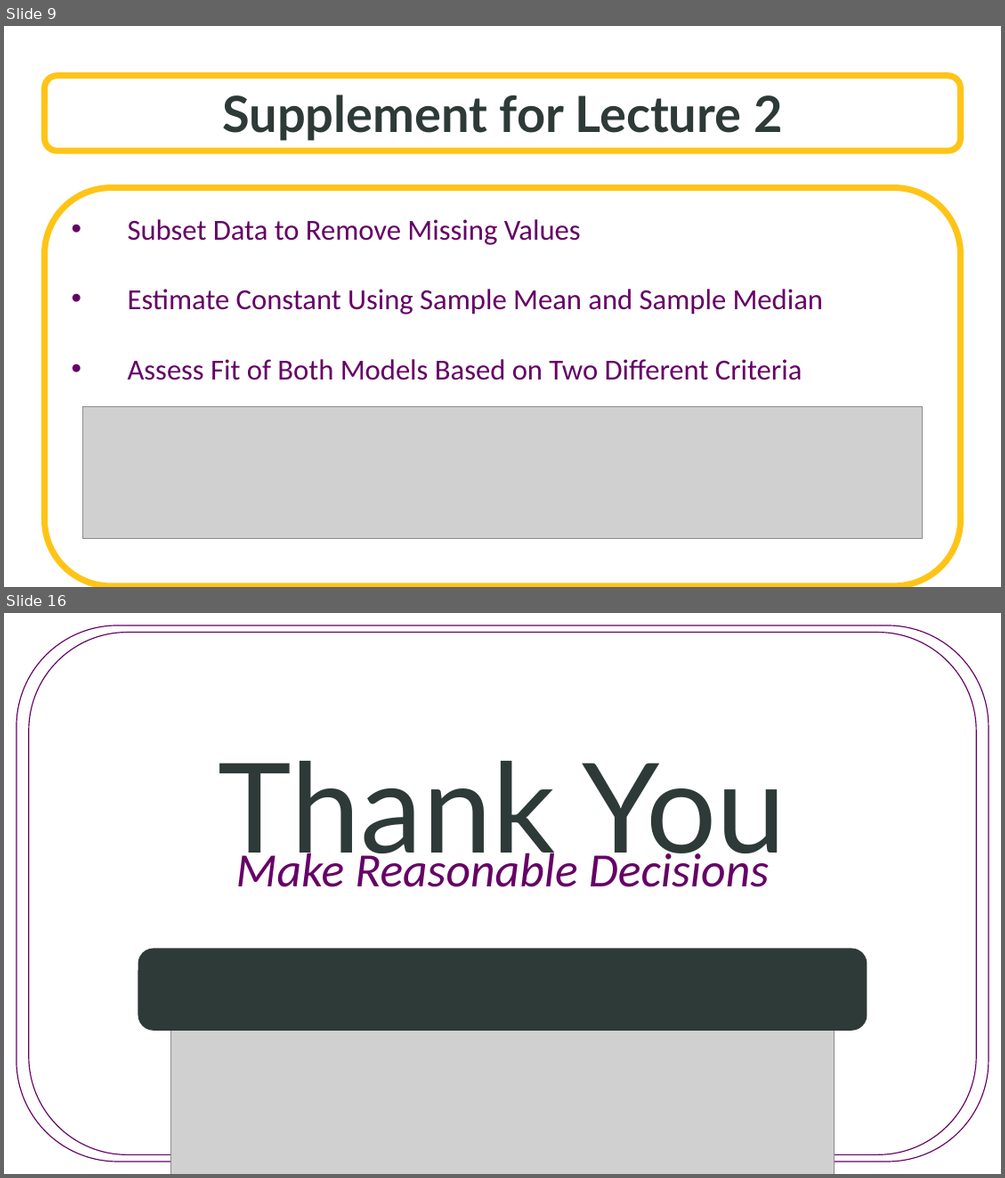
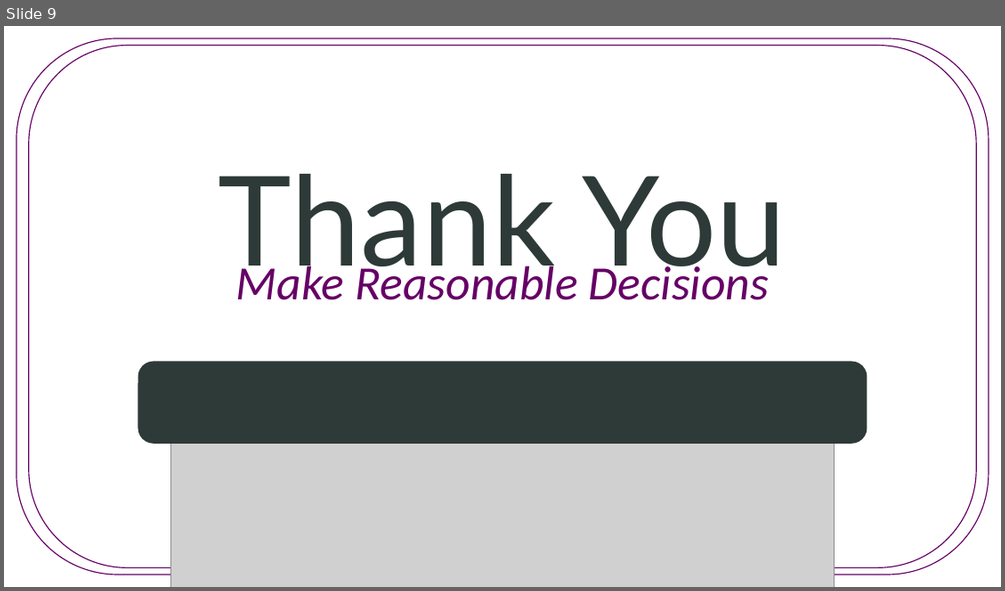
Before and after one commit to SuperMarioGiacomazzo/STOR455_WEBSITE, a slide deck: Lectures/5 - Assessing Conditions.pptx. Shown one above the other, each under a label of ours: slides 9 and 16 before the commit, slide 9 after it; the slides between them are not shown. The pictures are 1005x1178 and 1005x591 pixels, drawn with LibreOffice and Linux fonts; fonts in the diff are those of the drawing; grey boxes stand for pictures; background and template pictures are left out. Boxes give left, top, right and bottom in pixels: in the first picture for what was removed or moved away, otherwise in the second. Text is boxed around its words. In the diff, an @@ line names an element or a change of style, - is before the commit and + after.

```diff
--- a/Lectures/5 - Assessing Conditions.pptx
+++ b/Lectures/5 - Assessing Conditions.pptx
@@ slide 9 removed at <box>4,26,1001,587</box>, background picture (left out) @@
@@ rounded rectangle removed at <box>44,75,961,151</box> @@
-Supplement for Lecture 2
@@ rounded rectangle removed at <box>44,187,961,586</box> @@
-• Subset Data to Remove Missing Values
-• Estimate Constant Using Sample Mean and Sample Median
-• Assess Fit of Both Models Based on Two Different Criteria
@@ picture removed at <box>82,407,922,539</box> @@
@@ what was slide 16 is now slide 9 @@
```
Also in this commit, not shown: 2 slides changed, 6 slides added, 12 other slides removed, 12 other files.
